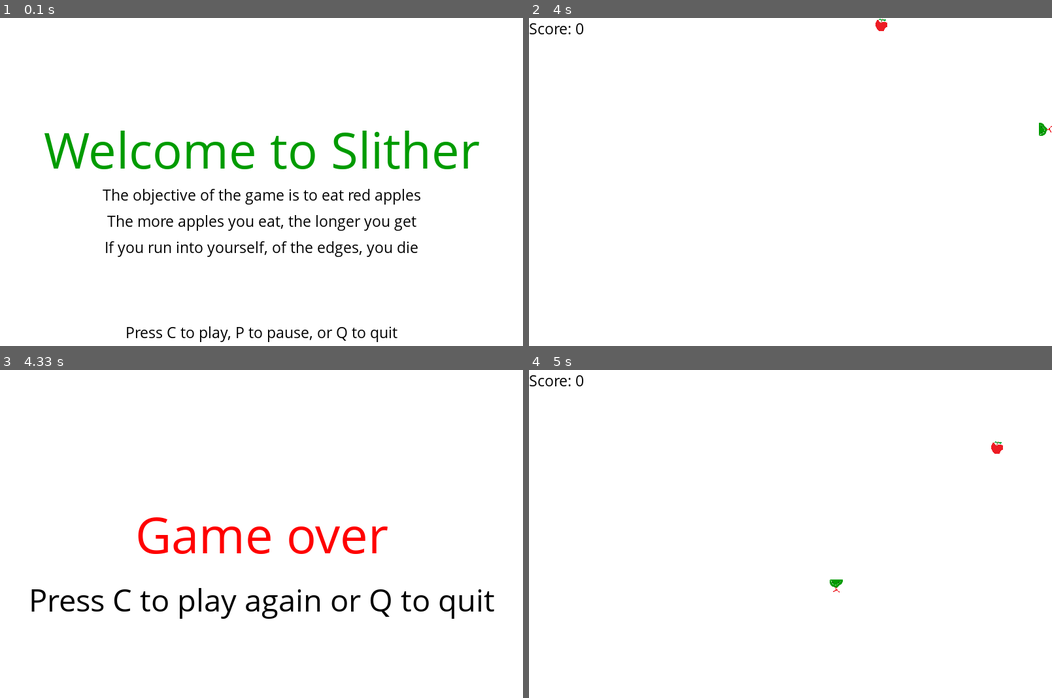
Above: before the commit, frames 1-4 (two rows, left to right).
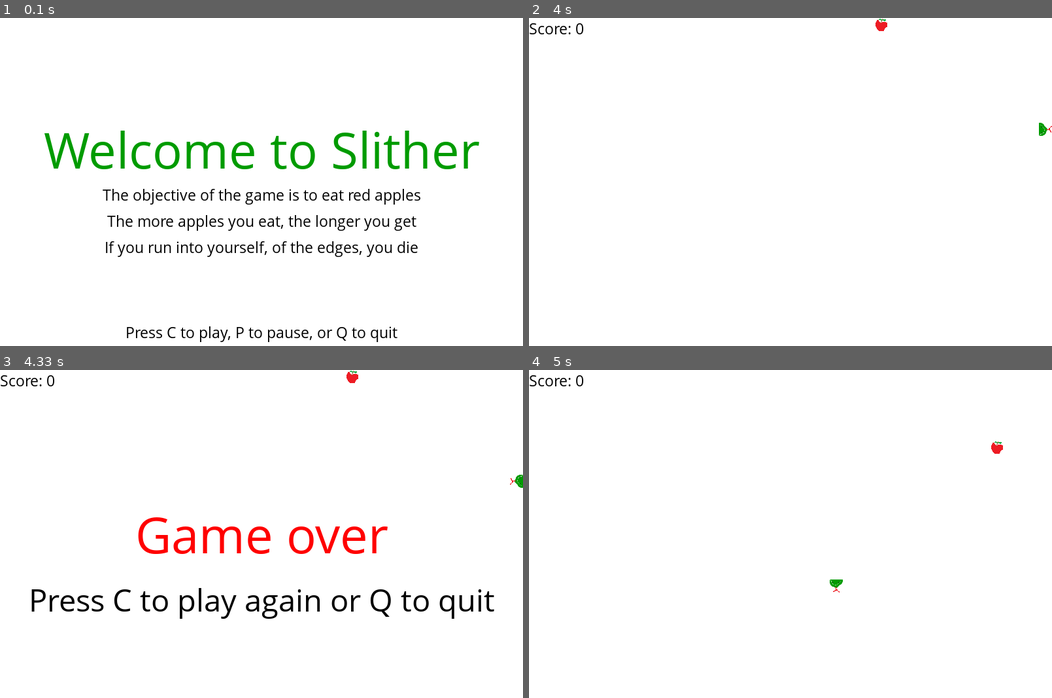
Above: after the commit, the same moments.

Repository: LeNPaul/Hello-World
Game: pygame game, started from SnakeGameClone/Slither.py
Two runs of this game, one before a commit and one after it. Both use one fixed random seed, a clock stepped at 60 frames per second and the inputs below.
Inputs:
- Up to frame 1 (0.1 s): no input
- Up to frame 2 (4 s): tap C at 0.33 s; hold Up 0.67-1.13 s; hold Right 1.17-1.8 s; hold Down 1.83-2.2 s; hold Left 2.23-2.7 s; hold Right 2.73-3.2 s; hold Up 3.23-3.53 s; hold Right from 3.57 s (still down)
- Up to frame 3 (4.33 s): release Right at 4.03 s; hold Left from 4.07 s (still down)
- Up to frame 4 (5 s): release Left at 4.6 s; tap C at 4.63 s; hold Down from 4.97 s (still down)

Frames 1-2 are identical in both runs. In frame 3, 0.2% of the frame differs, in the area x 0-100%, y 0-36%; in frame 4, nothing differs.

Commit message:
Add comments

Diff:
--- a/SnakeGameClone/Slither.py
+++ b/SnakeGameClone/Slither.py
@@ -3,11 +3,15 @@
 import random
 
 pygame.init()
+
+#Setting up colours in game
 
 white = (255,255,255)
 black = (0,0,0)
 red = (255,0,0)
 green = (0,155,0)
+
+#Setting up game parameters
 
 display_width = 800
 display_height = 600
@@ -15,14 +19,22 @@
 AppleThickness = 20
 FPS = 15
 
+#Images used in game
+
 img = pygame.image.load("SnakeHead.png")
 appleimg = pygame.image.load("Apple.png")
 
+#Direction that snake starts in
+
 direction = "right"
+
+#Fonts used in game
 
 smallfont = pygame.font.SysFont("comicsansms", 25)
 medfont = pygame.font.SysFont("comicsansms", 50)
 largefont = pygame.font.SysFont("comicsansms", 80)
+
+#Pause function
 
 def pause():
     paused = True
@@ -44,19 +56,23 @@
                     pygame.quit()
                     quit()
 
-        #gameDisplay.fill(white)
-
         clock.tick(5)
+
+#Keeping track of score
 
 def score(score):
     text = smallfont.render("Score: " + str(score), True, black)
     gameDisplay.blit(text, [0,0])
 
+#Randomly generate apple
+
 def randAppleGen():
     randAppleX = round(random.randrange(0, display_width - AppleThickness))
     randAppleY = round(random.randrange(0, display_height - AppleThickness))
 
     return randAppleX, randAppleY
+
+#Start screen
 
 def game_intro():
     intro = True
@@ -83,6 +99,8 @@
 
         pygame.display.update()
         clock.tick(15)
+
+#Snake function
 
 def snake(block_size, snakelist):
     if direction == "right":
@@ -111,7 +129,6 @@
     textRect.center = (display_width/2), (display_height/2 + y_displace)
     gameDisplay.blit(textSurf, textRect)
 
-
 clock  = pygame.time.Clock()
 
 gameDisplay = pygame.display.set_mode((display_width,display_height))
@@ -119,6 +136,8 @@
 icon = pygame.image.load("Apple.png")
 pygame.display.set_icon(icon)
 
+#Main game loop
+
 def gameLoop():
 
     global direction
@@ -139,11 +158,12 @@
 
     while not gameExit:
 
-        while gameOver == True:
-            gameDisplay.fill(white)
+        if gameOver == True:
             message_to_screen("Game over", red, -50, size = "large")
             message_to_screen("Press C to play again or Q to quit", black, 50, size = "medium")
             pygame.display.update()
+
+        while gameOver == True:
 
             for event in pygame.event.get():
                 if event.type == pygame.QUIT:
